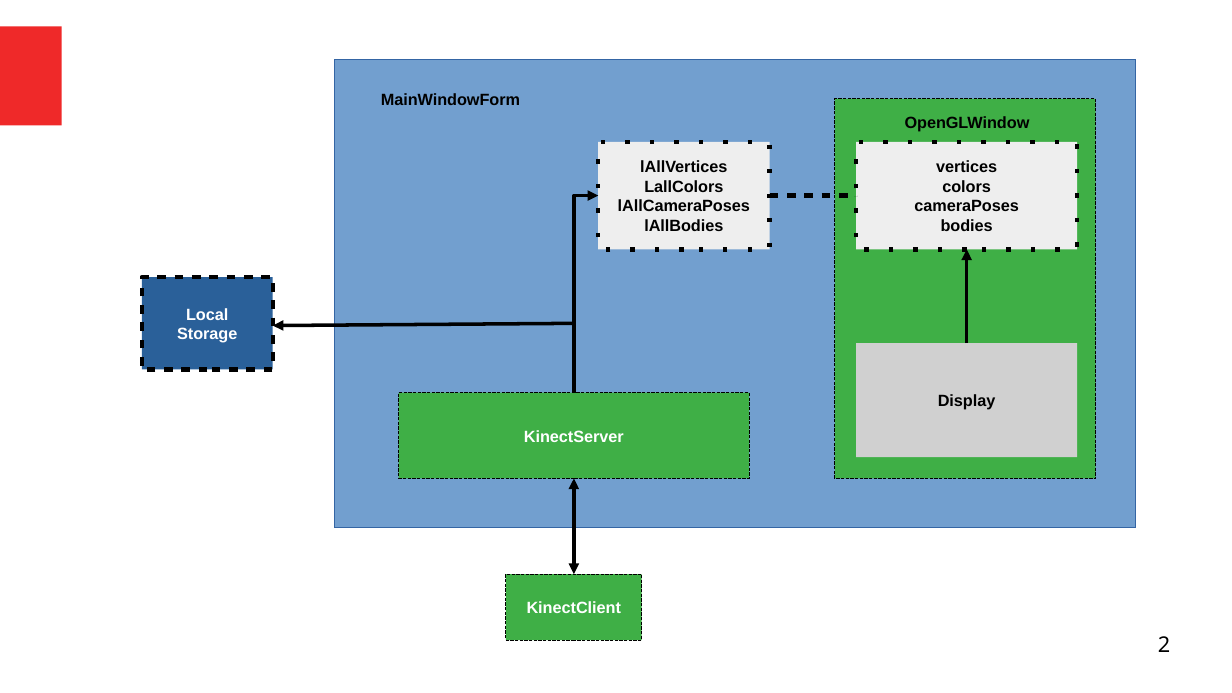
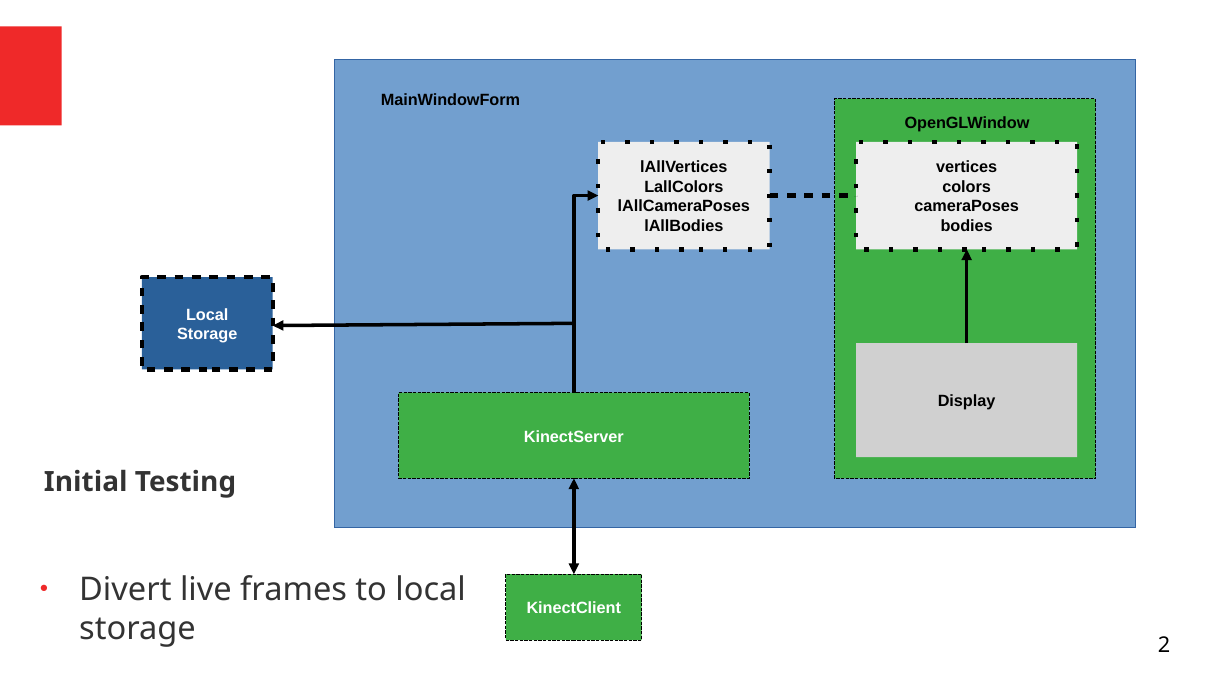
Before and after one commit to thelegend831/dissertation, a slide deck: slide 2 of DecemberCatchUp.odp. Drawn at 1232x693 pixels with LibreOffice and Linux fonts; fonts in the diff are those of the drawing; grey boxes stand for pictures. Boxes give left, top, right and bottom in pixels: in the first picture for what was removed or moved away, otherwise in the second. Text is boxed around its words. In the diff, an @@ line names an element or a change of style, - is before the commit and + after.

```diff
--- a/DecemberCatchUp.odp
+++ b/DecemberCatchUp.odp
@@ title added at [44,469,236,498], 18 pt, text #333333, bold @@
+Initial Testing
@@ text added at [79,575,465,647], 21 pt, text #333333 @@
+● Divert live frames to local storage
```
Also in this commit, not shown: 5 other slides changed, 8 slides added, 9 slides removed.
